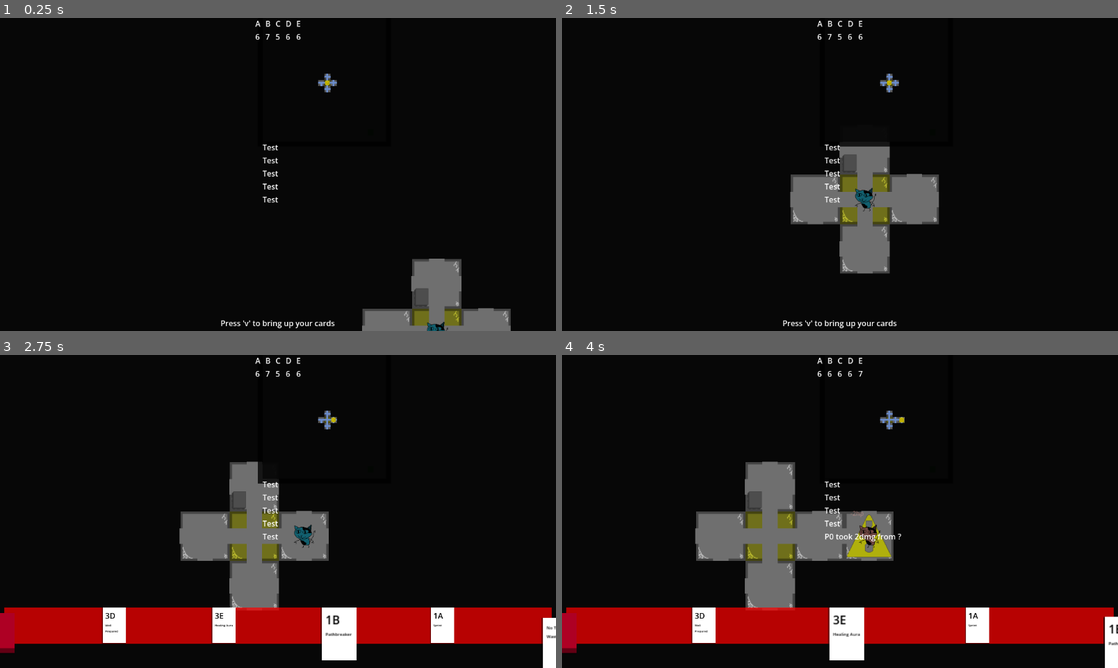
Above: before the commit, frames 1-4 (two rows, left to right).
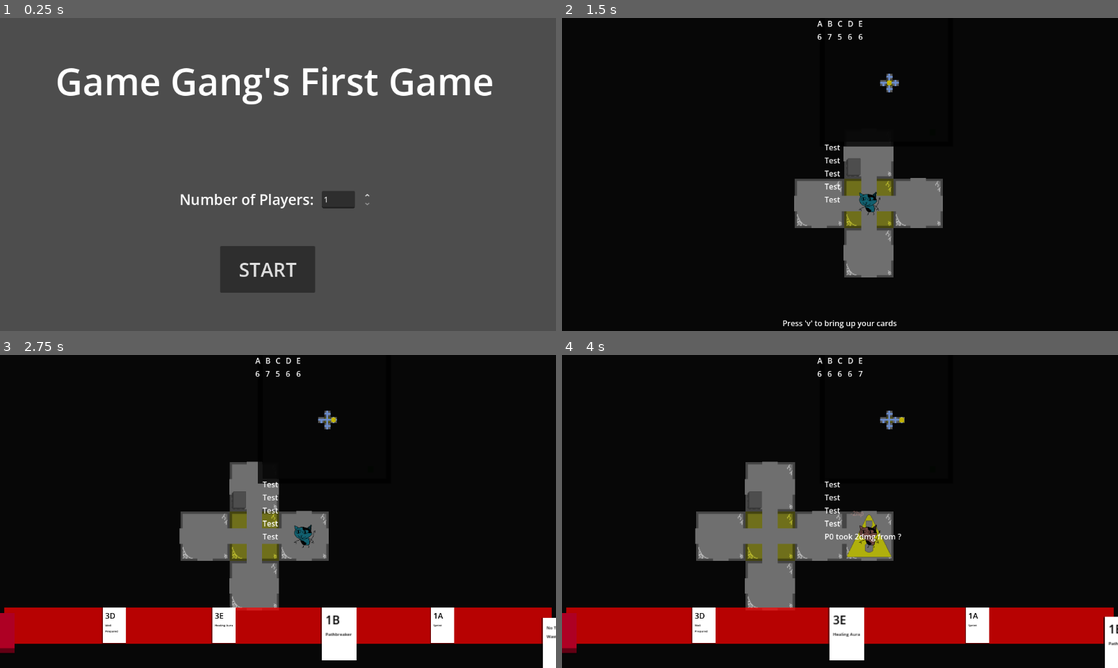
Above: after the commit, the same moments.

Repository: emrysshevek/gameganggame
Game: Godot game, scene res://scenes/title/title_screen.tscn
Same seed, same stepped clock (60 frames per second), same inputs: the game is played once before the commit and once after it. Before the commit the project starts from res://scenes/GameScene.tscn.
Inputs (mouse positions are in pixels of both pictures, inside the frame that each line leads up to):
- Up to frame 1 (0.25 s): no input
- Up to frame 2 (1.5 s): click (828, 268) at 0.5 s, where only the run after the commit has a clickable "START"; tap V (debug_v) at 1.25 s; move the mouse to (962, 158) at 1.27 s; hold D (move_right) from 1.28 s (still down); tap F (select) at 1.35 s; click (962, 158) at 1.42 s
- Up to frame 3 (2.75 s): release D (move_right) at 2 s; tap V (debug_v) at 2 s; drag from (166, 527) to (250, 574) at 2.02 s
- Up to frame 4 (4 s): move the mouse to (895, 442) at 2.77 s; hold D (move_right) 2.78-3.5 s; tap F (select) at 2.85 s; tap V (debug_v) at 3.5 s; drag from (812, 574) to (673, 464) at 3.52 s

The runs differ from the first frame. In frame 1, 99% of the frame differs, in the area x 0-100%, y 0-100%; in frame 2, 2.6%; in frame 3, less than 0.1%; in frame 4, nothing differs.
Error before the commit: Invalid assignment of property or key 'text' with value of type 'String' on a base object of type 'null instance'. (res://scenes/tiles/cache/cache_tile.gd:48)

Commit message:
added title and end screen

Diff:
--- a/entities/character.gd
+++ b/entities/character.gd
@@ -35,7 +35,7 @@
 
 #character basic info
 var health_max:int = 5
-var health_current:int
+var health_current:int = health_max
 var grid_coordinates:Vector2
 var current_floor:int
 #movement starts at 3 so character can move a big right at the game start, for testing
@@ -114,6 +114,7 @@
 func die():
 	#don't think we're using this yet
 	died.emit(self)
+	Events.character_died.emit(self)
 
 func forced_random_discard(number_of_cards:int):
 	#the test hazard is set up to force a player to discard a random card from hand
--- a/global/Events.gd
+++ b/global/Events.gd
@@ -31,6 +31,7 @@
 
 #region Character
 signal character_damaged(_character: Character, _amount:int, effect_source)
+signal character_died(_character: Character)
 signal character_moved(_character: Character, old_coords: Vector2i, new_coords: Vector2i)
 signal looted_cards(_character: Character)
 signal forced_discard(_character: Character, effect_source)
--- a/global/config.gd
+++ b/global/config.gd
@@ -4,6 +4,7 @@
 
 const MAX_PLAYER_COUNT = 4
 var player_count = 1
+
 const CREATURE_VALUE_COUNT = len(Model.CreatureValue)
 
 const VALUE_MANAGER_GROUP = 'value_manager'
--- a/project.godot
+++ b/project.godot
@@ -11,7 +11,7 @@
 [application]
 
 config/name="gameganggame"
-run/main_scene="uid://drvp6l1arplgr"
+run/main_scene="uid://2242fimj4tsm"
 config/features=PackedStringArray("4.6", "Forward Plus")
 config/icon="res://icon.svg"
 
--- /dev/null
+++ b/scenes/end/end_screen.gd
@@ -0,0 +1,18 @@
+extends Node2D
+
+
+var won := true
+
+
+func _ready() -> void:
+	if won:
+		$WinLabel.show()
+		$LoseLabel.hide()
+	else:
+		$WinLabel.hide()
+		$LoseLabel.show()
+
+
+func _input(event: InputEvent) -> void:
+	if event.is_action_released("select"):
+		get_tree().change_scene_to_file("res://scenes/title/title_screen.tscn")
--- /dev/null
+++ b/scenes/end/end_screen.tscn
@@ -0,0 +1,36 @@
+[gd_scene format=3 uid="uid://dmkea227eeam1"]
+
+[ext_resource type="Script" uid="uid://dvlq0mjsekthy" path="res://scenes/end/end_screen.gd" id="1_ihaqn"]
+
+[node name="EndScreen" type="Node2D" unique_id=731215211]
+script = ExtResource("1_ihaqn")
+
+[node name="WinLabel" type="Label" parent="." unique_id=1249088436]
+visible = false
+offset_left = 328.0
+offset_top = 92.0
+offset_right = 725.0
+offset_bottom = 234.0
+theme_override_font_sizes/font_size = 78
+text = "You Win!"
+horizontal_alignment = 1
+vertical_alignment = 1
+
+[node name="LoseLabel" type="Label" parent="." unique_id=679434938]
+visible = false
+offset_left = 328.0
+offset_top = 92.0
+offset_right = 725.0
+offset_bottom = 234.0
+theme_override_font_sizes/font_size = 78
+text = "You LOSE!"
+horizontal_alignment = 1
+vertical_alignment = 1
+
+[node name="Label" type="Label" parent="." unique_id=302875316]
+offset_left = 368.0
+offset_top = 510.0
+offset_right = 756.0
+offset_bottom = 542.0
+theme_override_font_sizes/font_size = 23
+text = "(press any button to return to title)"
--- a/scenes/game_scene.gd
+++ b/scenes/game_scene.gd
@@ -45,6 +45,7 @@
 	start_game()
 	Events.player_turn_ended.connect(_on_player_turn_ended)
 	Events.game_won.connect(_on_game_won)
+	Events.character_died.connect(_on_character_died)
 #endregion
 
 
@@ -191,4 +192,14 @@
 
 func _on_game_won() -> void:
 	print("GAME WON")
-#endregion
+	var end = preload("res://scenes/end/end_screen.tscn").instantiate()
+	end.won = true
+	get_tree().change_scene_to_node(end)
+
+
+func _on_character_died(_character) -> void:
+	print("GAME LOST")
+	var end = preload("res://scenes/end/end_screen.tscn").instantiate()
+	end.won = false
+	get_tree().change_scene_to_node(end)
+#endregion
--- a/scenes/tiles/cache/cache_tile.gd
+++ b/scenes/tiles/cache/cache_tile.gd
@@ -8,7 +8,7 @@
 @export var required_cards_per_player := 1
 var total_count := 0
 
-@onready var label: Label = $Label
+@onready var label: Label = $Front/Label
 
 
 func _ready() -> void:
--- /dev/null
+++ b/scenes/title/title_screen.gd
@@ -0,0 +1,26 @@
+extends Node2D
+
+var player_count_focused := true
+
+
+func _input(event: InputEvent) -> void:
+	if player_count_focused and Input.is_action_just_released("move_up"):
+		$PlayerCount.value += $PlayerCount.step
+	elif player_count_focused and Input.is_action_just_released("move_down"):
+		$PlayerCount.value -= $PlayerCount.step
+
+
+func _on_player_count_value_changed(value: float) -> void:
+	Config.player_count = value
+
+
+func _on_start_button_pressed() -> void:
+	get_tree().change_scene_to_file("res://scenes/GameScene.tscn")
+
+
+func _on_player_count_focus_entered() -> void:
+	player_count_focused = true
+
+
+func _on_player_count_focus_exited() -> void:
+	player_count_focused = false
--- /dev/null
+++ b/scenes/title/title_screen.tscn
@@ -0,0 +1,58 @@
+[gd_scene format=3 uid="uid://2242fimj4tsm"]
+
+[ext_resource type="Script" uid="uid://c1u42y0mdrfre" path="res://scenes/title/title_screen.gd" id="1_05wk3"]
+
+[node name="TitleScreen" type="Node2D" unique_id=873879552]
+script = ExtResource("1_05wk3")
+
+[node name="Label" type="Label" parent="." unique_id=1312453257]
+offset_left = 115.0
+offset_top = 77.0
+offset_right = 1023.0
+offset_bottom = 183.0
+theme_override_font_sizes/font_size = 77
+text = "Game Gang's First Game"
+
+[node name="Label2" type="Label" parent="." unique_id=405208934]
+offset_left = 372.0
+offset_top = 354.0
+offset_right = 658.0
+offset_bottom = 396.0
+theme_override_font_sizes/font_size = 30
+text = "Number of Players: "
+
+[node name="PlayerCount" type="SpinBox" parent="." unique_id=211331943]
+offset_left = 667.0
+offset_top = 358.0
+offset_right = 772.0
+offset_bottom = 394.0
+focus_neighbor_left = NodePath(".")
+focus_neighbor_top = NodePath(".")
+focus_neighbor_right = NodePath("../StartButton")
+focus_neighbor_bottom = NodePath("../StartButton")
+focus_next = NodePath("../StartButton")
+focus_previous = NodePath(".")
+theme_override_constants/buttons_width = 48
+min_value = 1.0
+max_value = 4.0
+value = 1.0
+
+[node name="StartButton" type="Button" parent="." unique_id=1887879890]
+offset_left = 456.0
+offset_top = 472.0
+offset_right = 653.0
+offset_bottom = 569.0
+focus_neighbor_left = NodePath("../PlayerCount")
+focus_neighbor_top = NodePath("../PlayerCount")
+focus_neighbor_right = NodePath(".")
+focus_neighbor_bottom = NodePath(".")
+focus_next = NodePath(".")
+focus_previous = NodePath("../PlayerCount")
+theme_override_colors/icon_focus_color = Color(0.34084305, 0.4217055, 0.6692174, 1)
+theme_override_font_sizes/font_size = 40
+text = "START"
+
+[connection signal="focus_entered" from="PlayerCount" to="." method="_on_player_count_focus_entered"]
+[connection signal="focus_exited" from="PlayerCount" to="." method="_on_player_count_focus_exited"]
+[connection signal="value_changed" from="PlayerCount" to="." method="_on_player_count_value_changed"]
+[connection signal="pressed" from="StartButton" to="." method="_on_start_button_pressed"]
Not shown, added: scenes/end/end_screen.gd.uid
Not shown, added: scenes/title/title_screen.gd.uid
